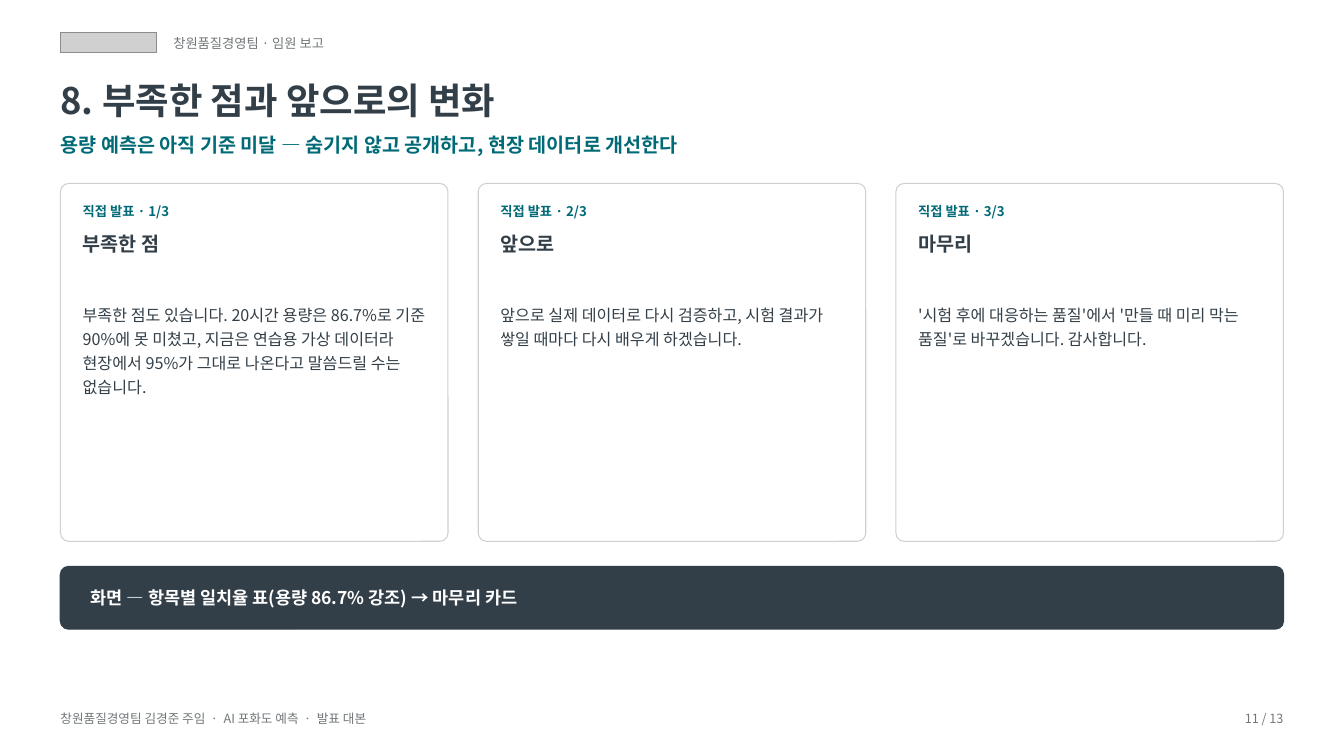
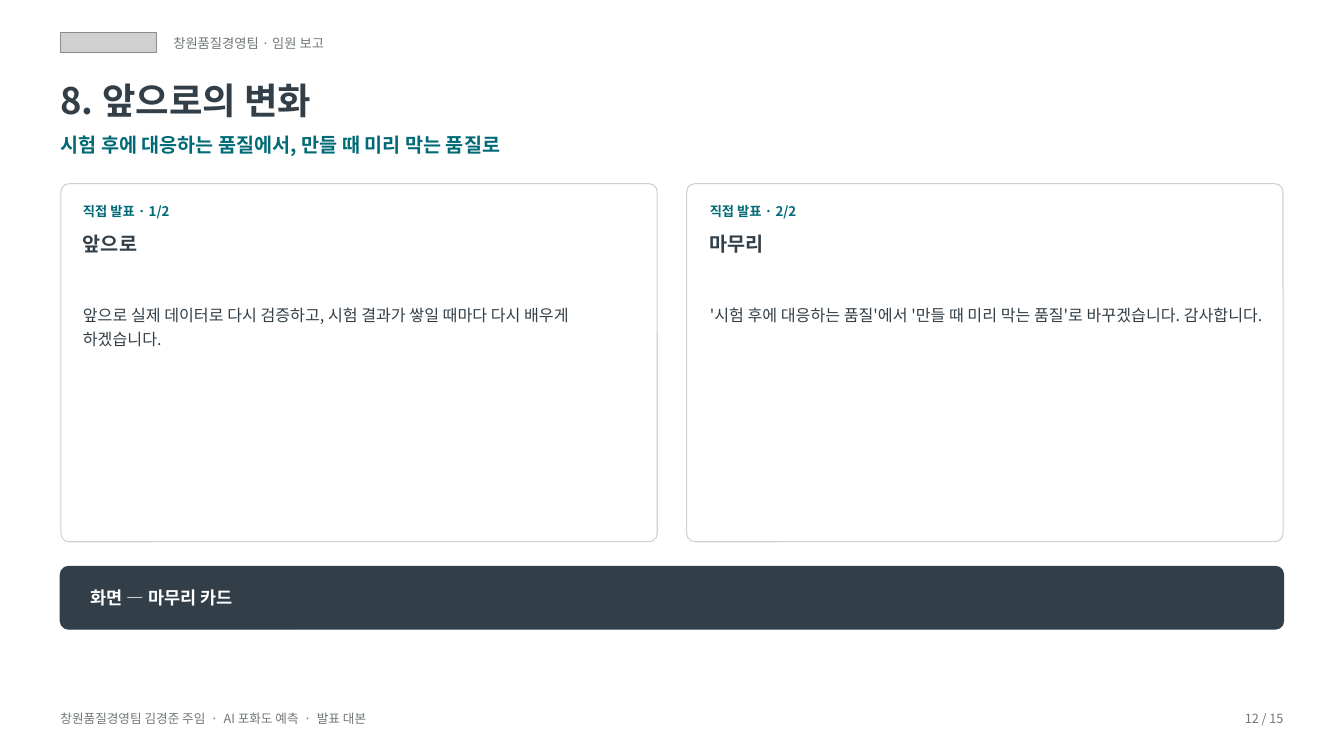
Before and after one commit to 2026axgbattery/-_AI-, a slide deck: slide 12 of 제출물_영상/임원보고_발표대본.pptx (slide 11 before the commit). Drawn at 1344x756 pixels with LibreOffice and Linux fonts; fonts in the diff are those of the drawing; grey boxes stand for pictures. Boxes give left, top, right and bottom in pixels: in the first picture for what was removed or moved away, otherwise in the second. Text is boxed around its words. In the diff, an @@ line names an element or a change of style, - is before the commit and + after.

```diff
--- a/제출물_영상/임원보고_발표대본.pptx
+++ b/제출물_영상/임원보고_발표대본.pptx
@@ text at [60, 83, 311, 118]: text changed @@
-8. 부족한 점과 앞으로의 변화
+8. 앞으로의 변화
@@ text at [60, 135, 500, 156]: text changed @@
-용량 예측은 아직 기준 미달 — 숨기지 않고 공개하고, 현장 데이터로 개선한다
+시험 후에 대응하는 품질에서, 만들 때 미리 막는 품질로
@@ rounded rectangle: place and size @@
-rounded rectangle at [60, 184, 448, 541]
+rounded rectangle at [60, 184, 657, 541]
@@ text at [83, 205, 170, 219]: text changed @@
-직접 발표 · 1/3
+직접 발표 · 1/2
@@ rounded rectangle: place and size @@
-rounded rectangle at [478, 184, 865, 541]
+rounded rectangle at [687, 184, 1284, 541]
@@ text at [710, 205, 797, 219]: text changed @@
-직접 발표 · 2/3
+직접 발표 · 2/2
@@ rounded rectangle removed at [896, 184, 1284, 541] @@
@@ text removed at [918, 205, 1005, 219] @@
-직접 발표 · 3/3
@@ text "앞으로": place and size @@
-text "앞으로" at [500, 234, 554, 253]
+text "앞으로" at [83, 234, 137, 253]
@@ text removed at [83, 234, 159, 253] @@
-부족한 점
@@ text "마무리": place and size @@
-text "마무리" at [918, 234, 972, 253]
+text "마무리" at [710, 234, 764, 253]
@@ text "앞으로 실제 데이터로 다시 검증하고, ..." rewrapped from [500, 307, 824, 347] to [83, 307, 569, 347] @@
@@ text removed at [83, 307, 425, 395] @@
-부족한 점도 있습니다. 20시간 용량은 86.7%로 기준 90%에 못 미쳤고, 지금은 연습용 가상 데이터라 현장에서 95%가 그대로 나온다고 말씀드릴 수는 없습니다.
@@ text "'시험 후에 대응하는 품질'에서 '만들 ..." rewrapped from [918, 307, 1239, 347] to [710, 307, 1263, 323] @@
@@ text at [91, 589, 232, 606]: text changed @@
-화면 — 항목별 일치율 표(용량 86.7% 강조) → 마무리 카드
+화면 — 마무리 카드
@@ text at [1245, 713, 1283, 723]: text changed @@
-11 / 13
+12 / 15
```
Also in this commit, not shown: 12 other slides changed, 2 slides added, 12 other files.
